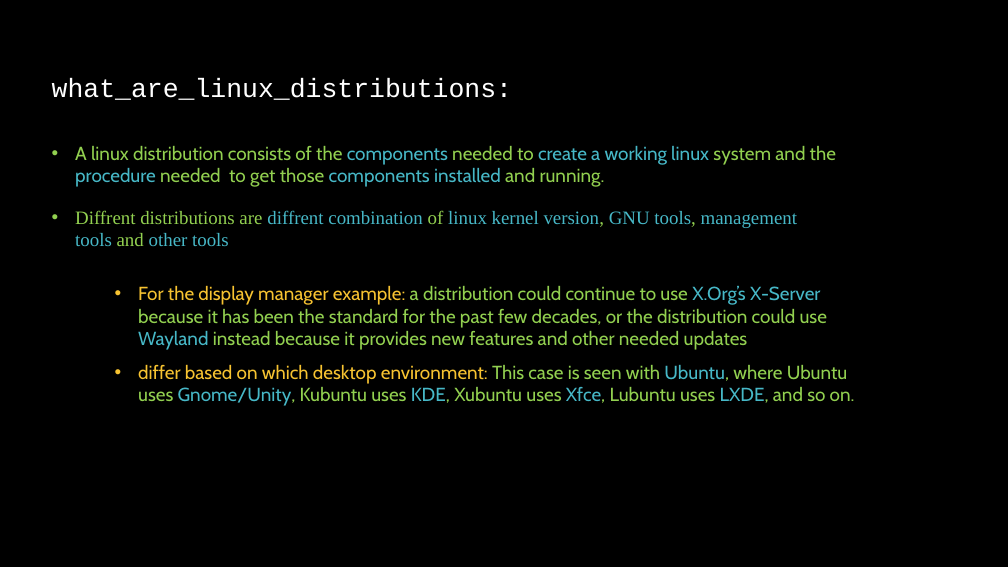
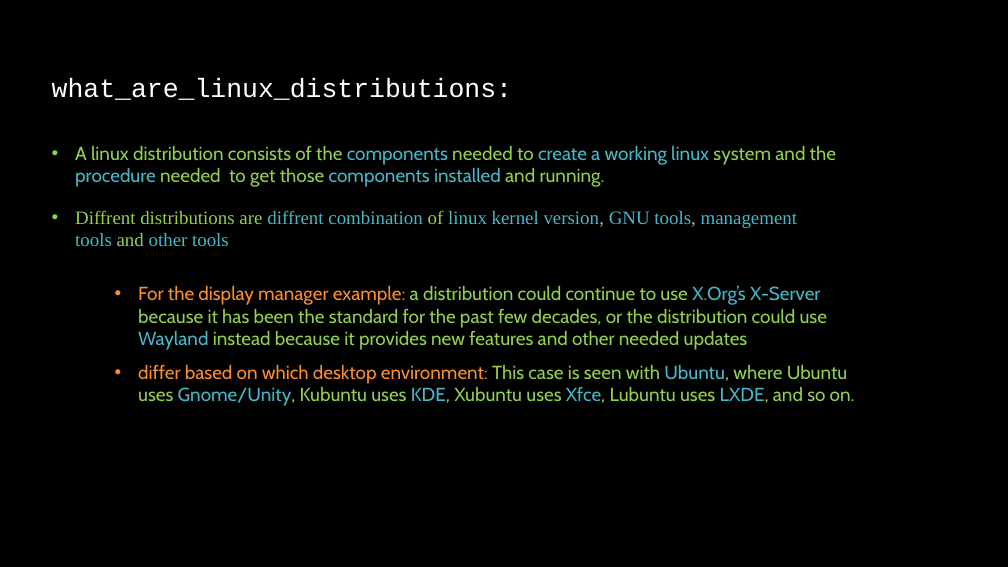
Before and after one commit to linuxfestival/introduction-to-linux-resources, a slide deck: slide 19 of PowerPoint/amirkabir_linux_festival.pptx. Drawn at 1008x567 pixels with LibreOffice and Linux fonts; fonts in the diff are those of the drawing. Boxes give left, top, right and bottom in pixels: in the first picture for what was removed or moved away, otherwise in the second. Text is boxed around its words. In the diff, an @@ line names an element or a change of style, - is before the commit and + after.

Commit message:
Started linux filesystem

```diff
--- a/PowerPoint/amirkabir_linux_festival.pptx
+++ b/PowerPoint/amirkabir_linux_festival.pptx
@@ text "For the display manager example: ..." at (138, 285, 827, 350): text colour #F7C331 to #FA8F30 in "For the display manager example:" @@
@@ text "differ based on which desktop ..." at (138, 364, 855, 406): text colour #F7C331 to #FA8F30 in "differ based on which desktop environment:" @@
```
Also in this commit, not shown: 7 slides added.
